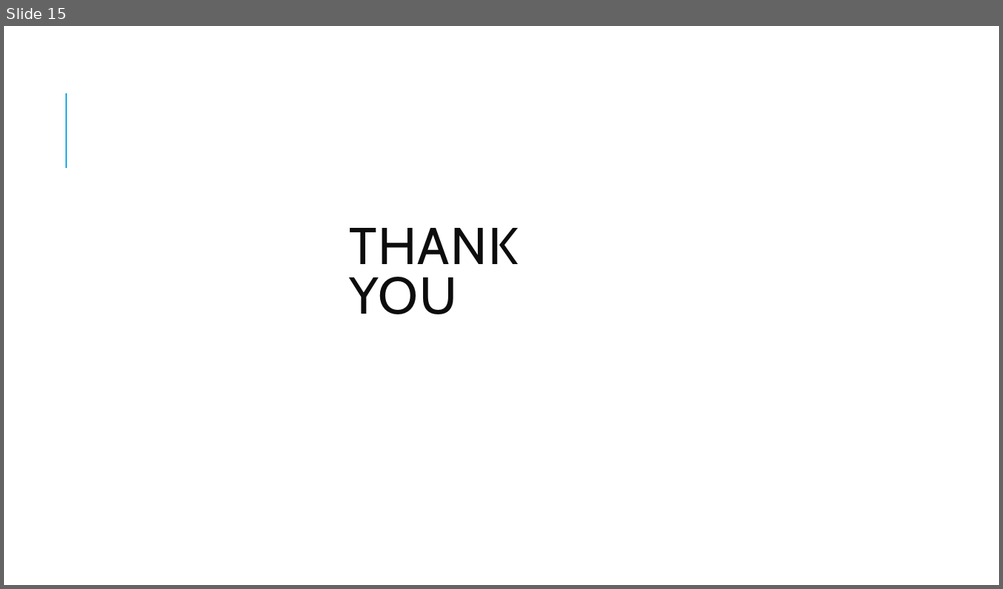
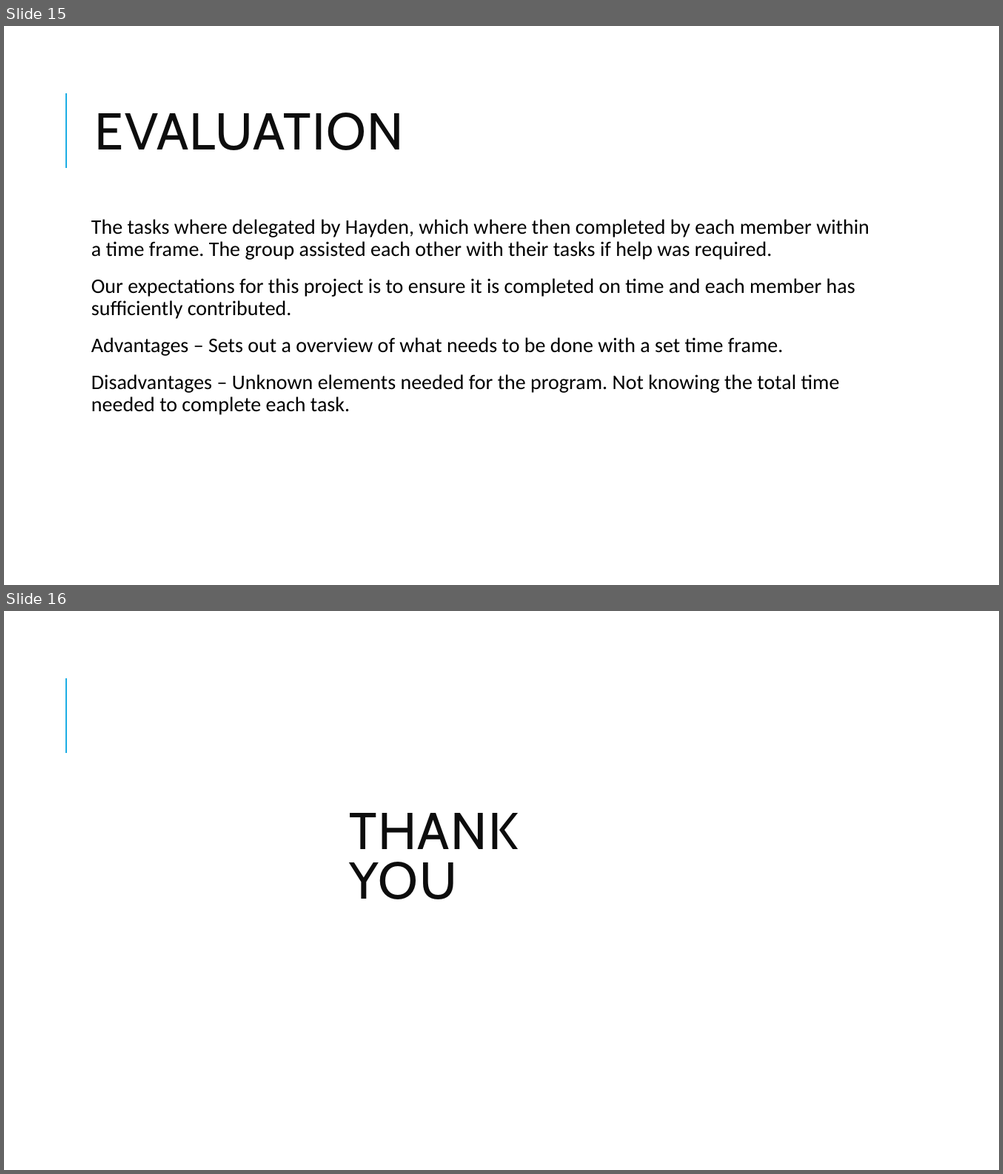
Before and after one commit to LukeTechnoUserOfficial/Software-Engineering-Project, a slide deck: Software Presentation.pptx. Shown one above the other, each under a label of ours: slide 15 before the commit, slides 15 and 16 after it. The pictures are 1003x589 and 1003x1174 pixels, drawn with LibreOffice and Linux fonts; fonts in the diff are those of the drawing. Boxes give left, top, right and bottom in pixels: in the first picture for what was removed or moved away, otherwise in the second. Text is boxed around its words. In the diff, an @@ line names an element or a change of style, - is before the commit and + after.

```diff
--- a/Software Presentation.pptx
+++ b/Software Presentation.pptx
@@ slide 15 added at (4,26,999,585), background #FFFFFF; not listed: 1 template element that a slide beside it also shows @@
@@ title added at (95,113,404,150), 50 pt, text #0D0D0D @@
+EVALUATION
@@ text added at (91,219,869,415), 20 pt, text #000000 @@
+The tasks where delegated by Hayden, which where then completed by each member within a time frame. The group assisted each other with their tasks if help was required.
+Our expectations for this project is to ensure it is completed on time and each member has sufficiently contributed.
+Advantages – Sets out a overview of what needs to be done with a set time frame.
+Disadvantages – Unknown elements needed for the program. Not knowing the total time needed to complete each task.
@@ what was slide 15 is now slide 16 @@
```
Also in this commit, not shown: 11 slides changed, 1 other slide added, 1 slide removed.
